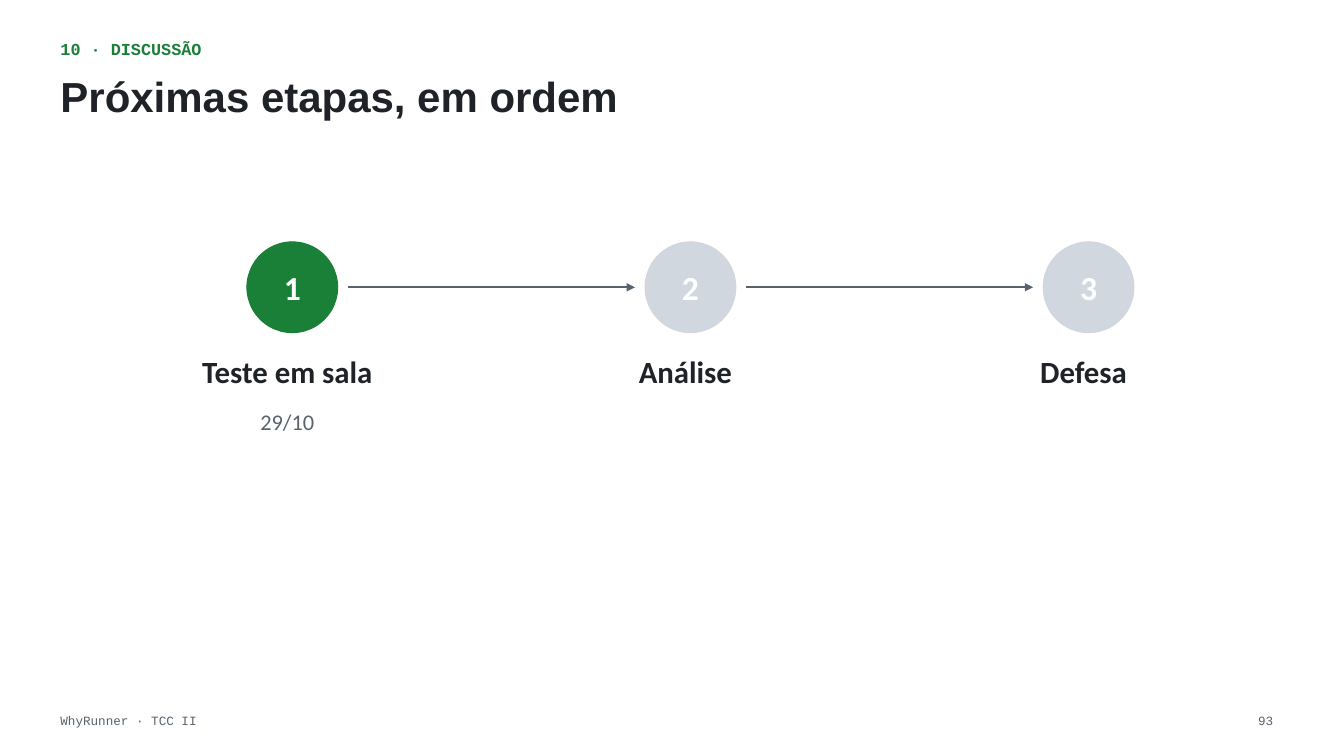
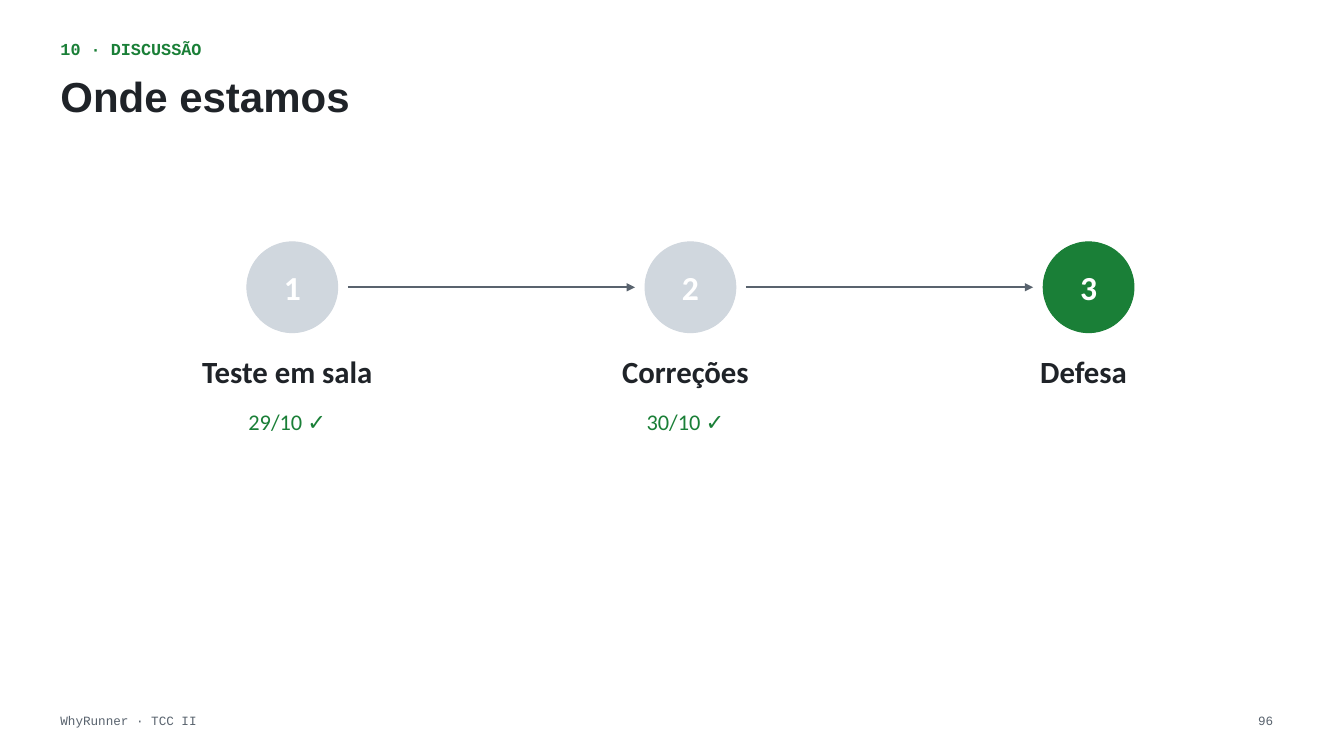
Before and after one commit to whowon2/why-runner, a slide deck: slide 96 of WhyRunner — Apresentação TCC II v5.pptx (slide 93 before the commit). Drawn at 1344x756 pixels with LibreOffice and Linux fonts; fonts in the diff are those of the drawing. Boxes give left, top, right and bottom in pixels: in the first picture for what was removed or moved away, otherwise in the second. Text is boxed around its words. In the diff, an @@ line names an element or a change of style, - is before the commit and + after.

```diff
--- a/WhyRunner — Apresentação TCC II v5.pptx
+++ b/WhyRunner — Apresentação TCC II v5.pptx
@@ title at (60,81,349,113): text changed @@
-Próximas etapas, em ordem
+Onde estamos
@@ ellipse at (247,242,338,333): fill #1A7F37 to #D0D7DE; outline #1A7F37 0.75 pt to #D0D7DE 0.75 pt @@
@@ ellipse at (1044,242,1134,333): fill #D0D7DE to #1A7F37; outline #D0D7DE 0.75 pt to #1A7F37 0.75 pt @@
@@ text at (622,362,749,388): text changed @@
-Análise
+Correções
@@ text at (248,414,302,431): text changed; text colour #59636E to #1A7F37 @@
-29/10
+29/10 ✓
@@ text added at (647,414,701,431), 16 pt, text #1A7F37 @@
+30/10 ✓
@@ page number at (1258,716,1273,725): text changed @@
-93
+96
```
Also in this commit, not shown: 6 other slides changed, 6 slides added, 3 slides removed, 16 other files.
